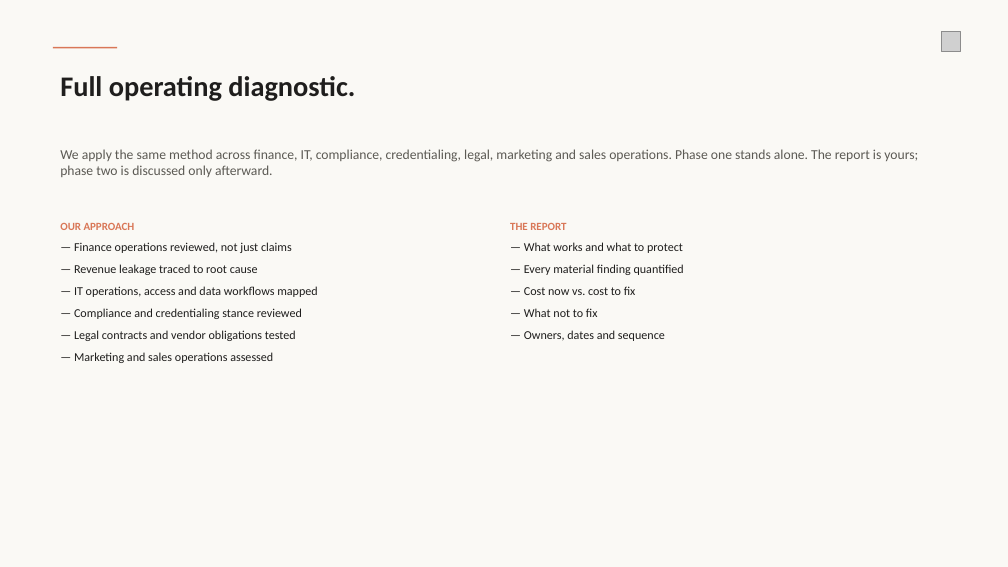
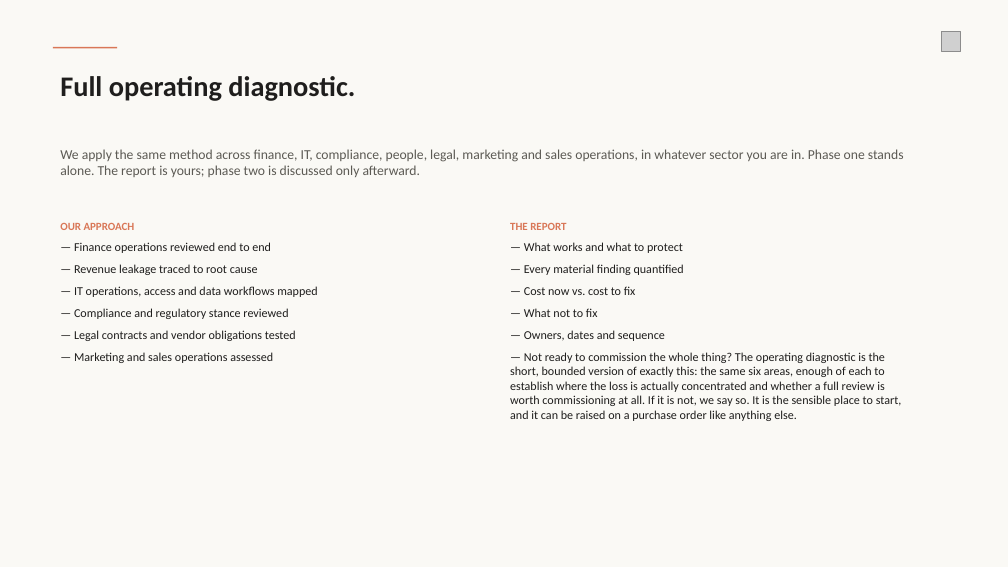
Before and after one commit to wirewalktech/AI-Extension, a slide deck: slide 18 of operating-review.pptx (slide 4 before the commit). Drawn at 1008x567 pixels with LibreOffice and Linux fonts; fonts in the diff are those of the drawing; grey boxes stand for pictures. Boxes give left, top, right and bottom in pixels: in the first picture for what was removed or moved away, otherwise in the second. Text is boxed around its words. In the diff, an @@ line names an element or a change of style, - is before the commit and + after.

```diff
--- a/operating-review.pptx
+++ b/operating-review.pptx
@@ text at bbox=[60, 149, 904, 177]: text changed @@
-We apply the same method across finance, IT, compliance, credentialing, legal, marketing and sales operations. Phase one stands alone. The report is yours; phase two is discussed only afterward.
+We apply the same method across finance, IT, compliance, people, legal, marketing and sales operations, in whatever sector you are in. Phase one stands alone. The report is yours; phase two is discussed only afterward.
@@ text at bbox=[74, 242, 271, 253]: text changed @@
-— Finance operations reviewed, not just claims
+— Finance operations reviewed end to end
@@ text at bbox=[74, 308, 288, 319]: text changed @@
-— Compliance and credentialing stance reviewed
+— Compliance and regulatory stance reviewed
@@ text at bbox=[510, 352, 902, 421]: paragraph added @@
+— Not ready to commission the whole thing? The operating diagnostic is the short, bounded version of exactly this: the same six areas, enough of each to establish where the loss is actually concentrated and whether a full review is worth commissioning at all. If it is not, we say so. It is the sensible place to start, and it can be raised on a purchase order like anything else.
```
Also in this commit, not shown: 8 other slides changed, 14 slides added, 2 other files.
